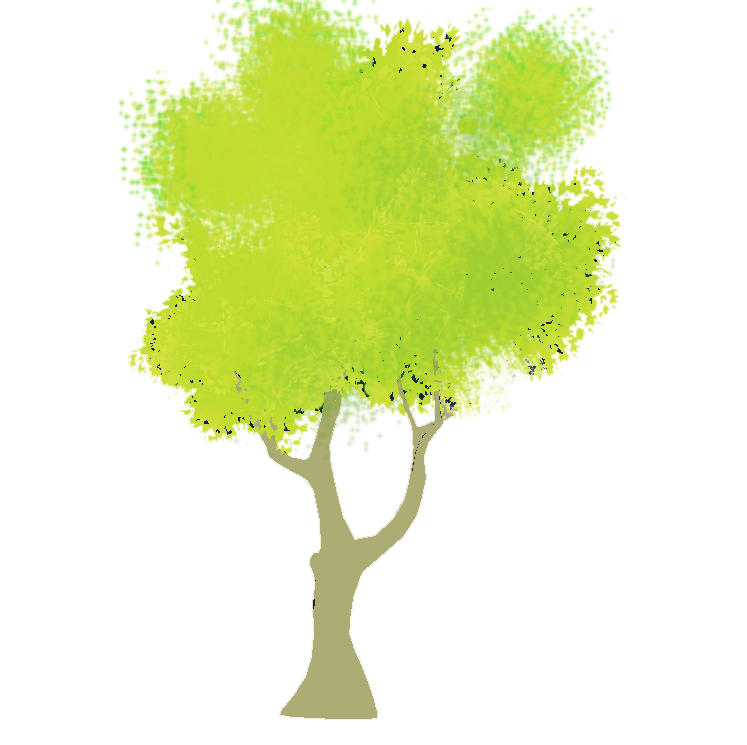
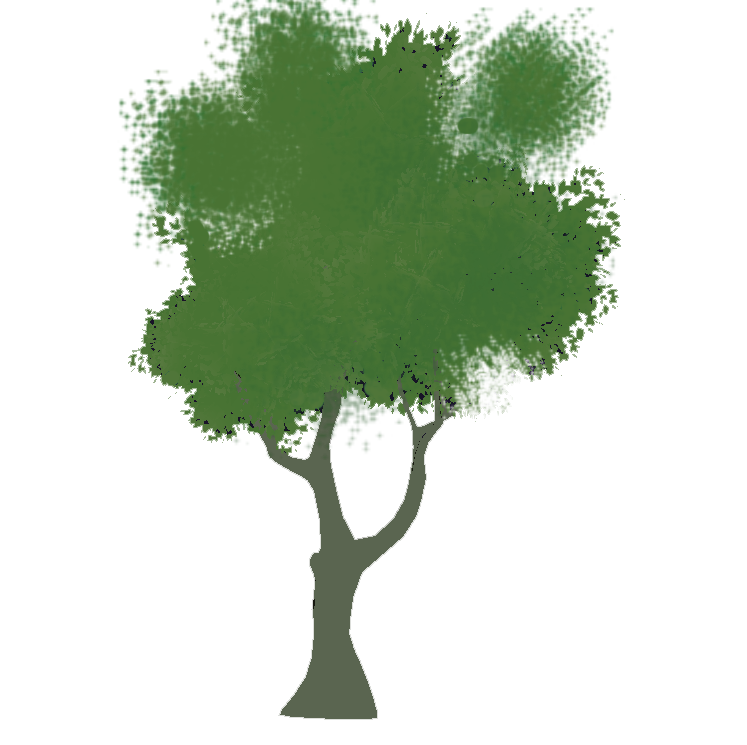
Layers edited between the first and the second 747 x 745 image:
pixels changed over [118, 0, 625, 720] (layer not identified)
